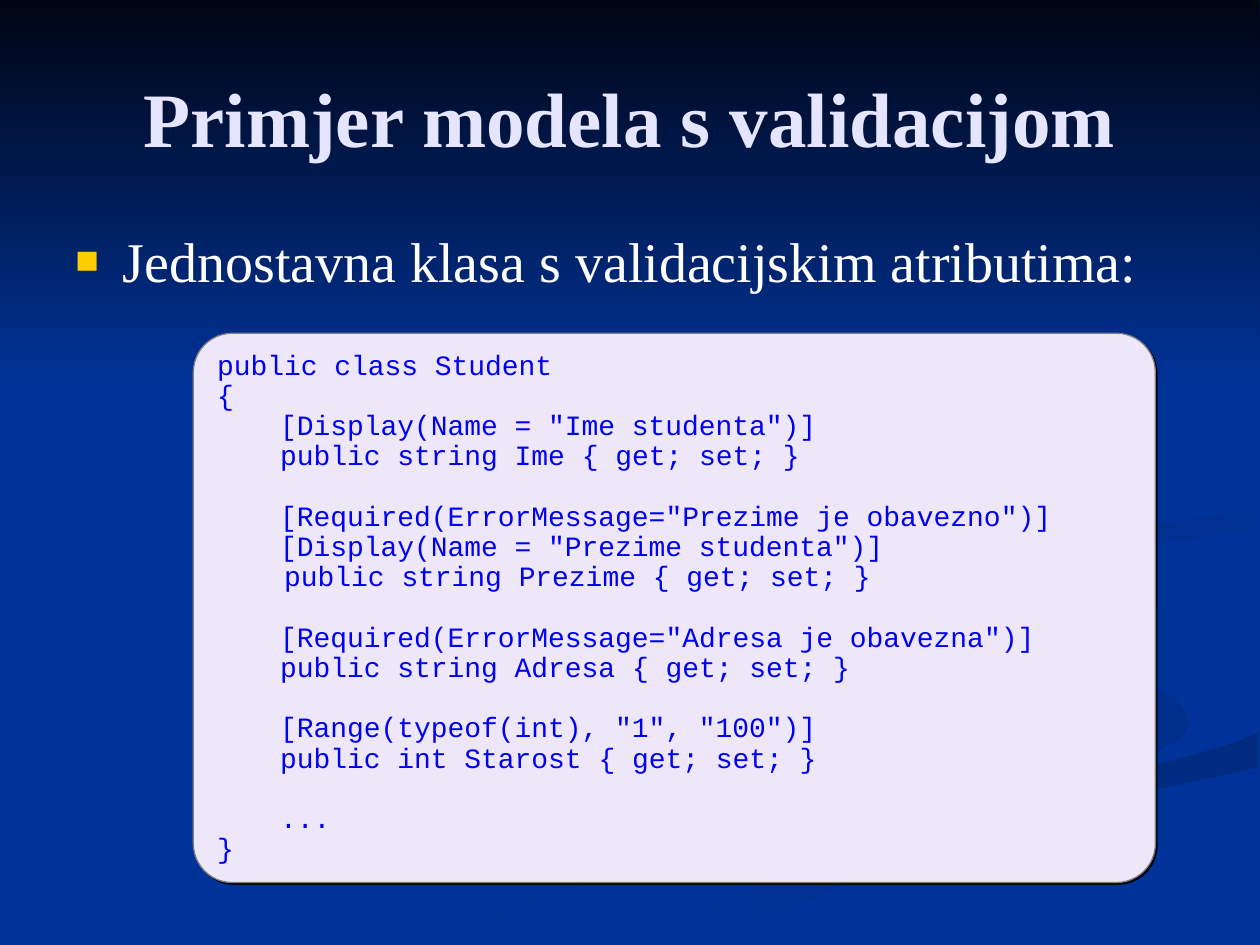
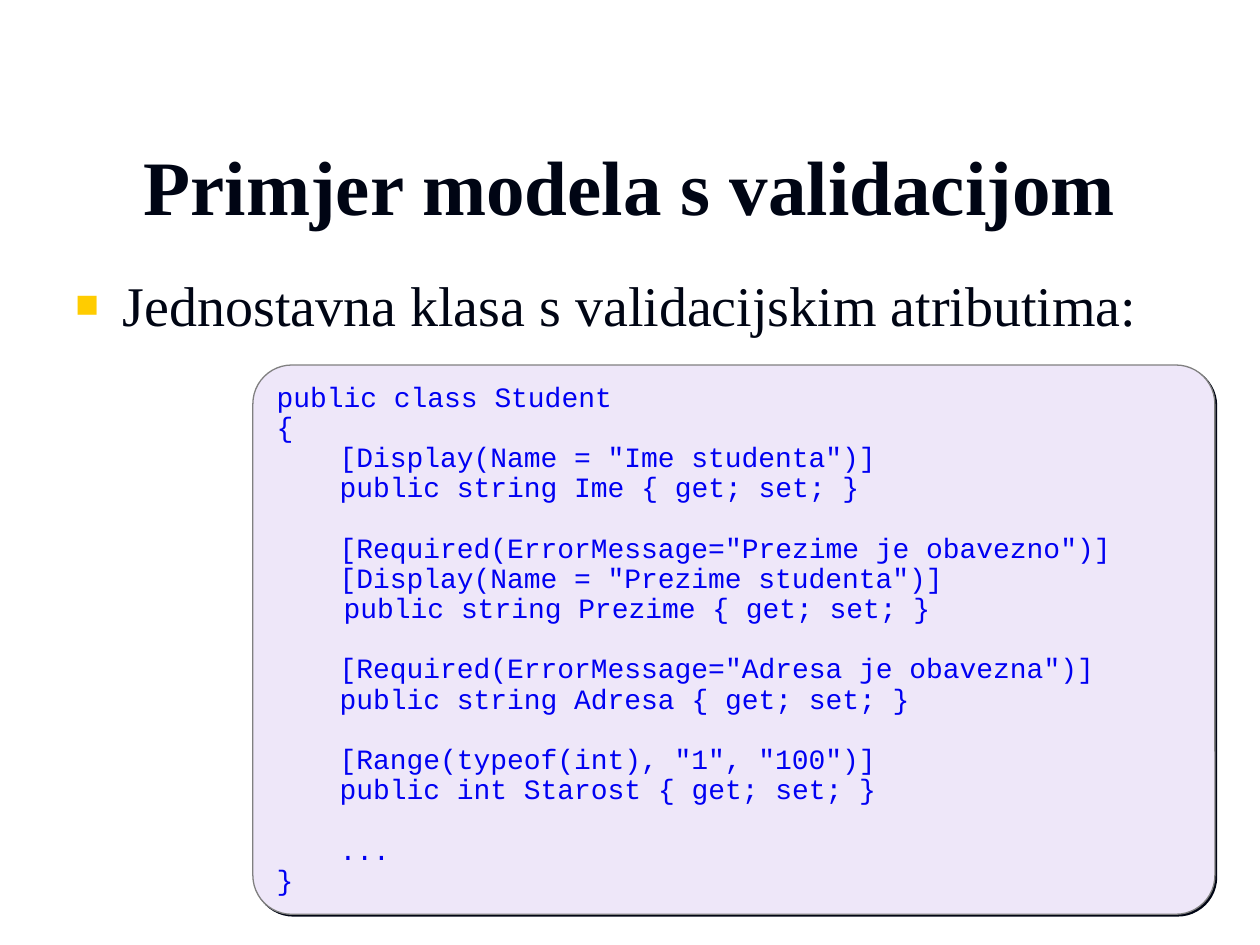
Before and after one commit to vzdesic/PZI, a slide deck: slide 5 of PPTs/06 MVC modeli.ppt. Drawn at 1260x945 pixels with LibreOffice and Linux fonts; fonts in the diff are those of the drawing; background and template pictures are left out. Boxes give left, top, right and bottom in pixels: in the first picture for what was removed or moved away, otherwise in the second. Text is boxed around its words. In the diff, an @@ line names an element or a change of style, - is before the commit and + after.

```diff
--- a/PPTs/06 MVC modeli.ppt
+++ b/PPTs/06 MVC modeli.ppt
@@ background #003399 to picture (left out) @@
@@ group removed at box(0, 0, 1260, 944): 7 freeform shapes @@
@@ title "Primjer modela s validacijom": place and size @@
-title "Primjer modela s validacijom" at box(144, 93, 1115, 162)
+title "Primjer modela s validacijom" at box(144, 161, 1115, 230)
@@ title "Primjer modela s validacijom" at box(144, 161, 1115, 230): text colour #E5E5FF to #000514 @@
@@ text "Jednostavna klasa s validacijskim atributima:": place and size @@
-text "Jednostavna klasa s validacijskim atributima:" at box(123, 243, 1137, 293)
+text "Jednostavna klasa s validacijskim atributima:" at box(123, 287, 1137, 336)
@@ text "Jednostavna klasa s validacijskim atributima:" at box(123, 287, 1137, 336): text colour #FFFFFF to #000514 @@
@@ rounded rectangle "public class Student": place and size @@
-rounded rectangle "public class Student" at box(193, 333, 1155, 882)
+rounded rectangle "public class Student" at box(253, 365, 1216, 915)
```
Also in this commit, not shown: 4 other slides changed, 12 other files.
